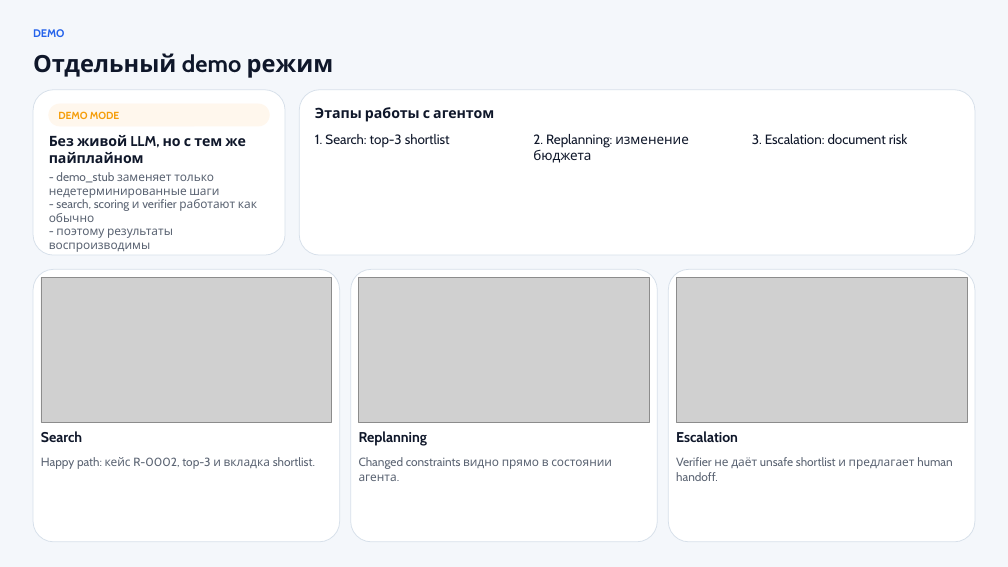
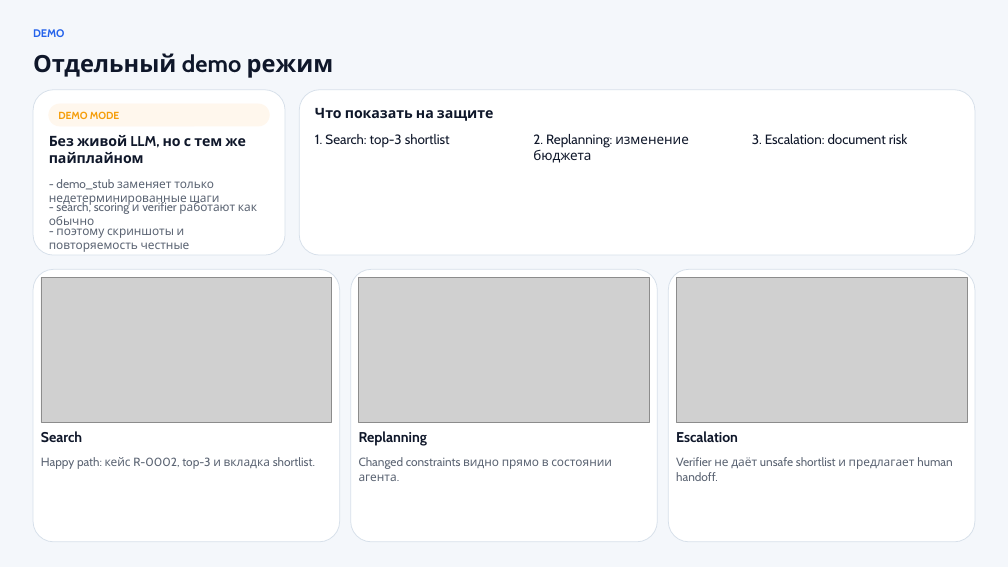
Before and after one commit to proooooogiba/long-term-rent-agent, a slide deck: slide 6 of outputs/manual-20260615-relocation-defense/presentations/relocation-agent-deck/output/relocation-agent-defense.pptx. Drawn at 1008x567 pixels with LibreOffice and Linux fonts; fonts in the diff are those of the drawing; grey boxes stand for pictures. Boxes give left, top, right and bottom in pixels: in the first picture for what was removed or moved away, otherwise in the second. Text is boxed around its words. In the diff, an @@ line names an element or a change of style, - is before the commit and + after.

```diff
--- a/outputs/manual-20260615-relocation-defense/presentations/relocation-agent-deck/output/relocation-agent-defense.pptx
+++ b/outputs/manual-20260615-relocation-defense/presentations/relocation-agent-deck/output/relocation-agent-defense.pptx
@@ text at bbox=[315, 108, 493, 121]: text changed @@
-Этапы работы с агентом
+Что показать на защите
@@ text "- demo_stub заменяет только недетерминированные ...": place and size @@
-text "- demo_stub заменяет только недетерминированные ..." at bbox=[49, 172, 219, 198]
+text "- demo_stub заменяет только недетерминированные ..." at bbox=[49, 179, 219, 206]
@@ text "- search, scoring и verifier ..." rewrapped from bbox=[49, 199, 257, 222] to bbox=[49, 200, 257, 229] @@
@@ text at bbox=[49, 224, 190, 252]: text changed @@
-- поэтому результаты воспроизводимы
+- поэтому скриншоты и повторяемость честные
```
Also in this commit, not shown: 9 other slides changed, 21 other files.
